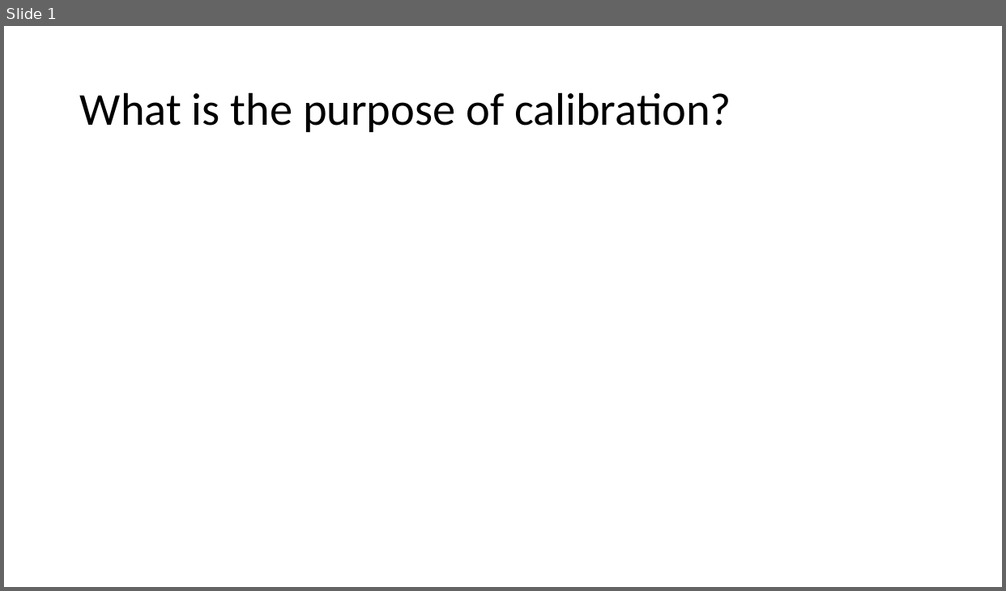
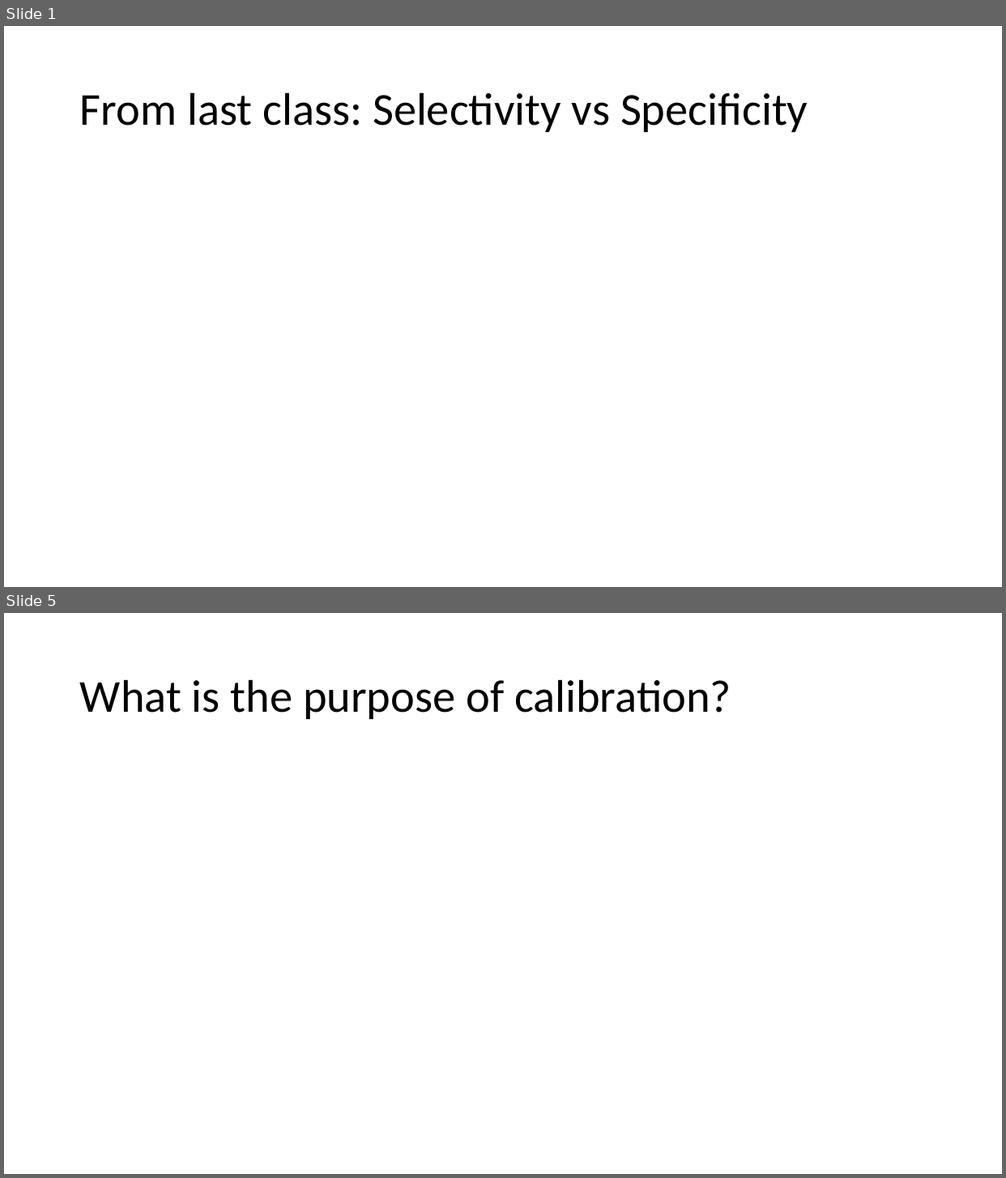
Before and after one commit to beliveau-lab/gen575, a slide deck: lectures/3.Quant101.Calibration.pptx. Shown one above the other, each under a label of ours: slide 1 before the commit, slides 1 and 5 after it; the slides between them are not shown. The pictures are 1006x591 and 1006x1178 pixels, drawn with LibreOffice and Linux fonts; fonts in the diff are those of the drawing. Boxes give left, top, right and bottom in pixels: in the first picture for what was removed or moved away, otherwise in the second. Text is boxed around its words. In the diff, an @@ line names an element or a change of style, - is before the commit and + after.

```diff
--- a/lectures/3.Quant101.Calibration.pptx
+++ b/lectures/3.Quant101.Calibration.pptx
@@ slide 1 added at [4,26,1002,587], background #FFFFFF @@
@@ title added at [80,92,808,132], 44 pt, text #000000 @@
+From last class: Selectivity vs Specificity
@@ what was slide 1 is now slide 5 @@
```
Also in this commit, not shown: 2 slides changed, 4 other slides added.
